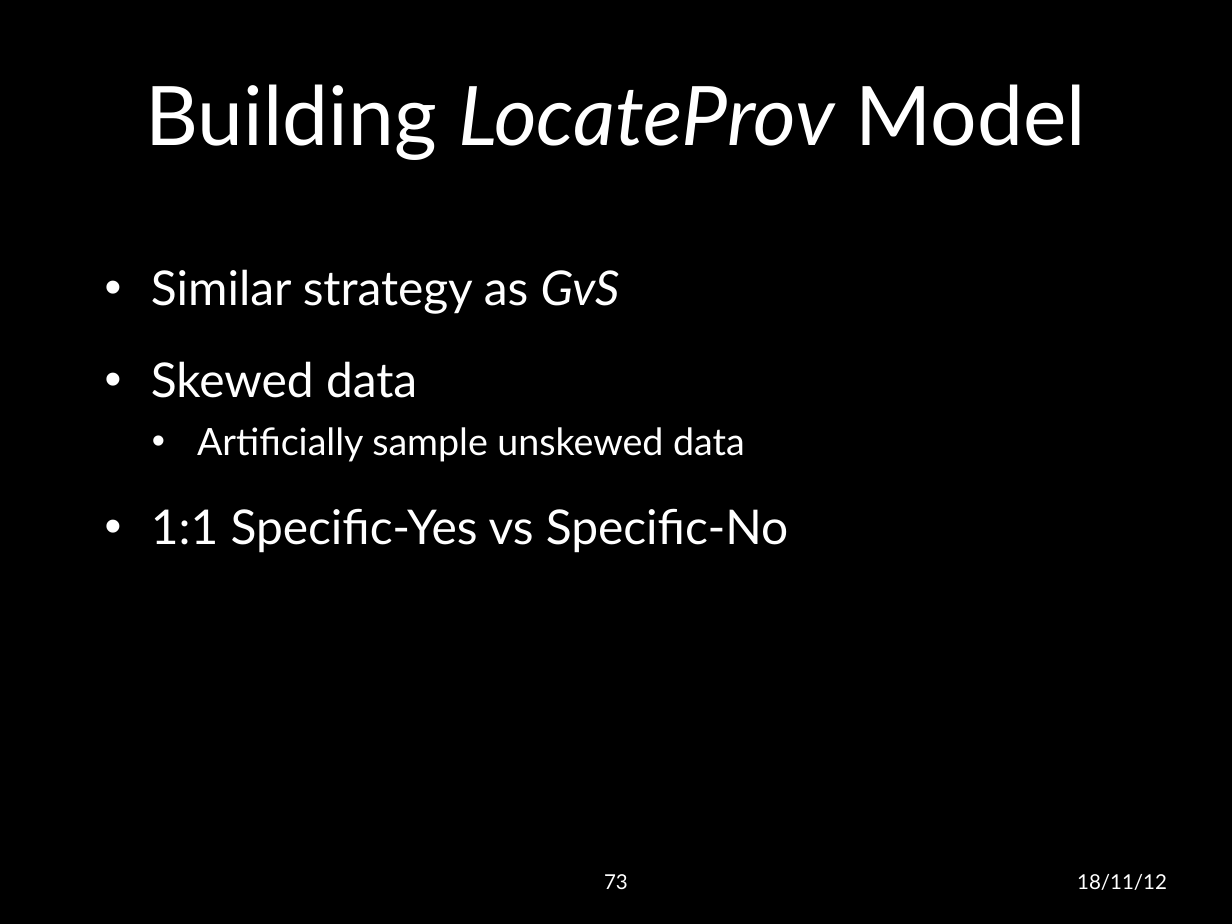
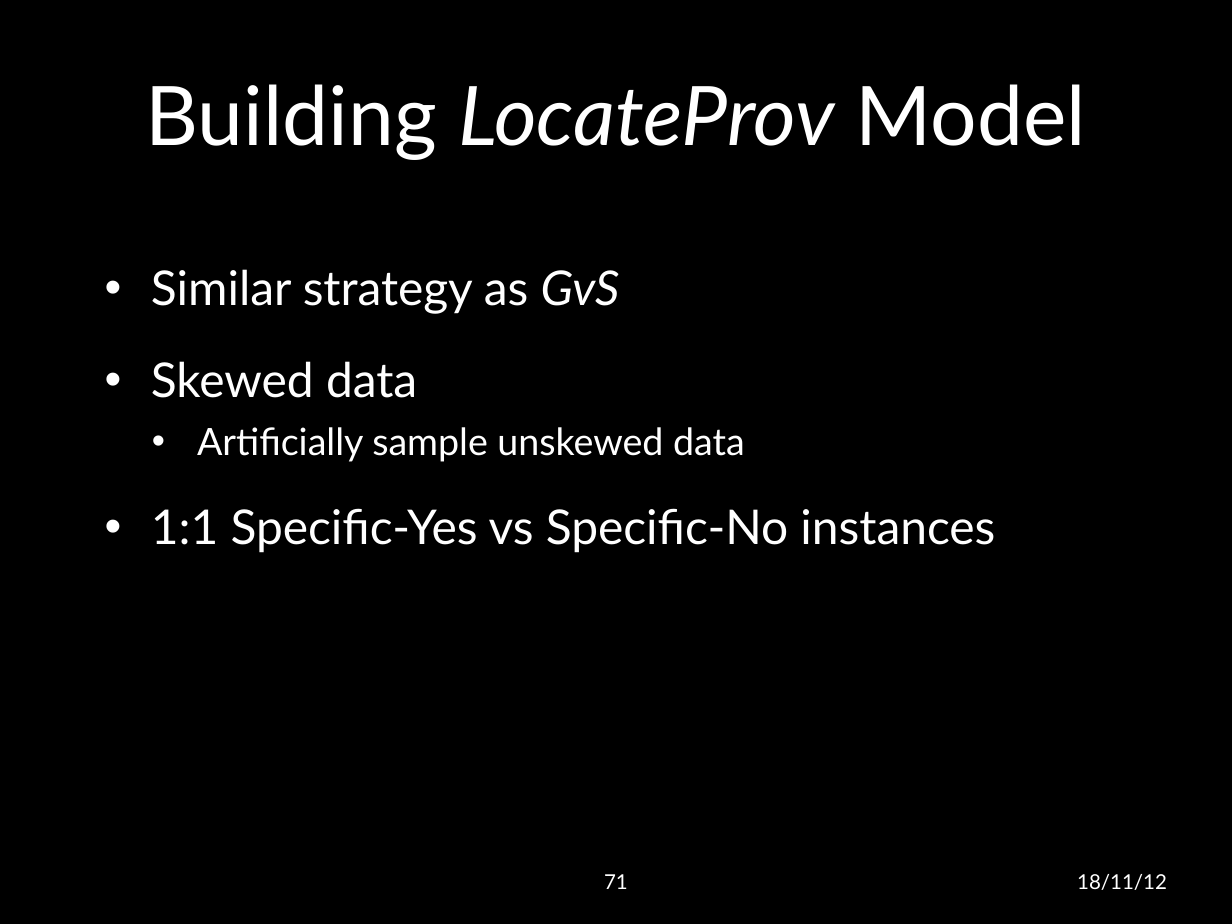
Before and after one commit to lwheng/fyp, a slide deck: slide 71 of presentation/final presentation.pptx (slide 73 before the commit). Drawn at 1232x924 pixels with LibreOffice and Linux fonts; fonts in the diff are those of the drawing; background and template pictures are left out. Boxes give left, top, right and bottom in pixels: in the first picture for what was removed or moved away, otherwise in the second. Text is boxed around its words. In the diff, an @@ line names an element or a change of style, - is before the commit and + after.

```diff
--- a/presentation/final presentation.pptx
+++ b/presentation/final presentation.pptx
@@ text at <box>151,508,995,553</box>: text changed @@
-• 1:1 Specific-Yes vs Specific-No
+• 1:1 Specific-Yes vs Specific-No instances
@@ page number at <box>604,874,628,889</box>: text changed @@
-73
+71
```
Also in this commit, not shown: 11 other slides changed, 2 slides removed.
